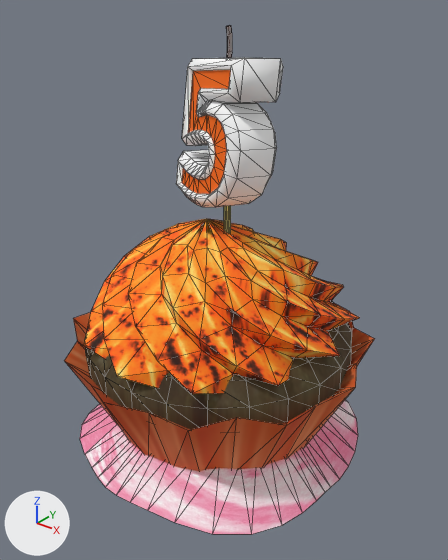
A saved change to the FBX model Holding-Pen/Flag-Spawner-10.FBX.
Both versions are drawn from a 50 mm lens placed at (0.308, -0.377, 0.394), pointed at (0.008, -0.003, 0.162). The lights are fixed; the arrows at lower left show +X, +Y and +Z. Mesh edges are drawn as thin lines. Where no turn or scale is listed for an object, it has been applied to the vertices. Vertices at the same position are counted once.

Names of what the first picture shows: 'Flag-Spawner-10'.
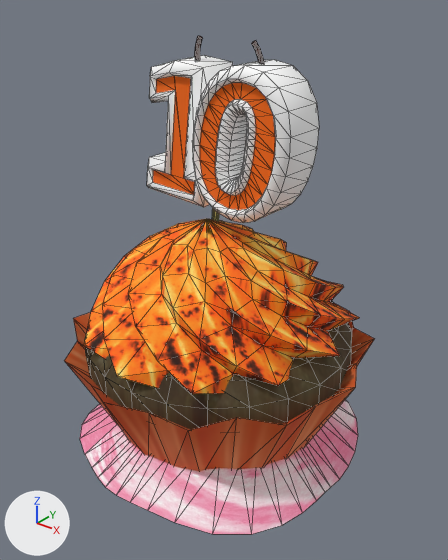
What differs and where, as boxes [x1, y1, x2, y2] in the pictures (448 x 560 px):
'Flag-Spawner-10', reshaped
    before: [64, 26, 374, 534]
    after: [64, 36, 374, 534]
part 1 of me_mesh, rebuilt (18% wider, 9% taller)
    before: [176, 58, 283, 207]
    after: [193, 60, 319, 223]
part 2 of me_mesh, added
    after: [147, 55, 233, 207]
part 3 of me_mesh, added
    after: [195, 36, 202, 60]
part 4 of me_mesh, added
    after: [252, 41, 264, 64]
part 5 of me_mesh, added
    after: [212, 209, 219, 222]
part 6 of me_mesh, deleted
    before: [226, 26, 232, 58]
part 7 of me_mesh, deleted
    before: [224, 206, 231, 233]

What the commit changed:
me_mesh is used by ob_flag_spawner_10; location (0.0, 0.0, 0.0).
me_mesh had 727 vertices, 1280 faces and spanned x -0.138..0.138, y -0.138..0.138, z -0.007..0.363.
me_mesh now has 941 vertices, 1704 faces and spans x -0.138..0.138, y -0.138..0.138, z -0.007..0.356.
me_mesh part 1: the loose piece of 228 vertices spanning x -0.048..0.049, y -0.026..0.043, z 0.223..0.346 is rebuilt with 336 vertices and now spans x -0.02..0.083, y -0.027..0.029, z 0.222..0.342.
me_mesh part 2: a new loose piece of 66 vertices spanning x -0.08..0.0, y -0.019..0.037, z 0.225..0.34, in mat_flag_spawner_5_mat (picture img_flag_spawner_5_png).
me_mesh part 3: a new loose piece of 40 vertices spanning x -0.026..-0.017, y 0.0..0.008, z 0.331..0.356, in mat_flag_spawner_5_mat (picture img_flag_spawner_5_png).
me_mesh part 4: a new loose piece of 40 vertices spanning x 0.036..0.044, y -0.008..0.001, z 0.331..0.356, in mat_flag_spawner_5_mat (picture img_flag_spawner_5_png).
me_mesh part 5: a new loose piece of 16 vertices spanning x -0.016..-0.003, y 0.004..0.013, z 0.183..0.243, in mat_flag_spawner_5_mat (picture img_flag_spawner_5_png).
me_mesh part 6: the loose piece of 40 vertices spanning x -0.007..-0.001, y 0.016..0.023, z 0.337..0.363 is deleted.
me_mesh part 7: the loose piece of 16 vertices spanning x 0.002..0.012, y -0.004..0.009, z 0.18..0.24 is deleted.
